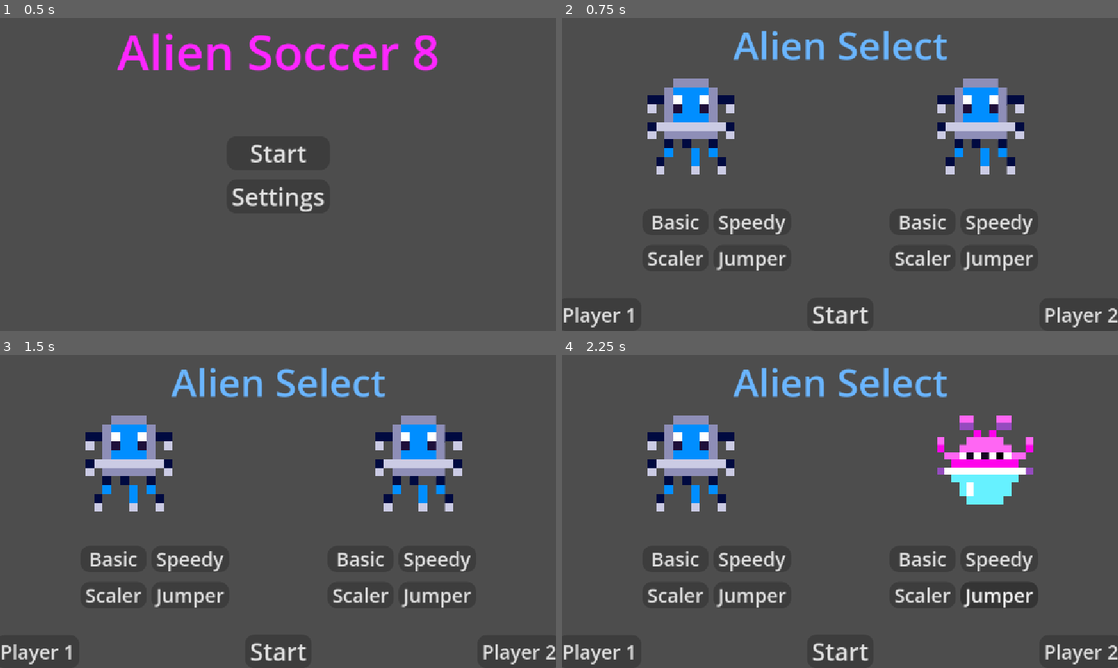
Above: before the commit, frames 1-4 (two rows, left to right).
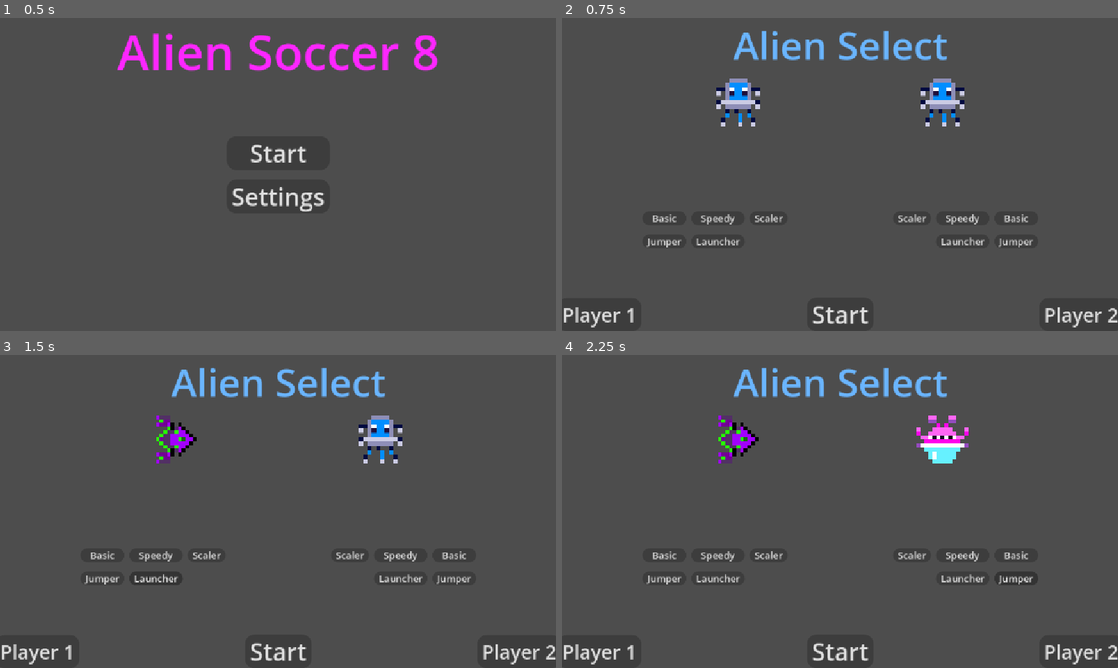
Above: after the commit, the same moments.

Repository: rtator/Alien-soccer-8-web
Game: Godot game, scene res://startScreen.tscn
Same seed, same stepped clock (60 frames per second), same inputs: the game is played once before the commit and once after it.
Inputs (mouse positions are in pixels of both pictures, inside the frame that each line leads up to):
- Up to frame 1 (0.5 s): no input
- Up to frame 2 (0.75 s): click "Start" at 0.5 s
- Up to frame 3 (1.5 s): click (155, 577) at 1.25 s, where only the run after the commit has a clickable "Launcher"
- Up to frame 4 (2.25 s): click "Jumper" at 2 s

Frame 1 is identical in both runs. In frame 2, 9.0% of the frame differs, in the area x 15-85%, y 19-81%; in frame 3, 9.1%; in frame 4, 9.9%, in the area x 15-86%, y 19-81%.

Commit message:
launcher

Diff:
--- a/alien.gd
+++ b/alien.gd
@@ -4,6 +4,7 @@
 var speed_mult = 2
 var damp_mult = 1.5
 var size_mult = 1.3
+
 
 func _ultimate():
 	if cooldown <= 0 and ult_dur <= 0 and charge >= charge_max:
--- a/alienSelect.tscn
+++ b/alienSelect.tscn
@@ -100,10 +100,10 @@
 [node name="p1Rect" type="TextureRect" parent="Control"]
 unique_name_in_owner = true
 layout_mode = 0
-offset_right = 200.0
-offset_bottom = 50.0
-expand_mode = 4
-stretch_mode = 4
+offset_right = 377.0
+offset_bottom = 100.0
+expand_mode = 1
+stretch_mode = 5
 
 [node name="p2Rect" type="TextureRect" parent="Control"]
 unique_name_in_owner = true
@@ -111,27 +111,27 @@
 anchors_preset = 1
 anchor_left = 1.0
 anchor_right = 1.0
-offset_left = -200.0
-offset_bottom = 50.0
+offset_left = -377.0
+offset_bottom = 100.0
 grow_horizontal = 0
-expand_mode = 4
-stretch_mode = 4
+expand_mode = 1
+stretch_mode = 5
 
 [node name="GridContainer" type="GridContainer" parent="Control"]
 layout_mode = 1
 anchors_preset = 2
 anchor_top = 1.0
 anchor_bottom = 1.0
-offset_top = -55.0
-offset_right = 269.0
+offset_top = -124.0
+offset_right = 192.0
 grow_vertical = 0
 theme_override_constants/h_separation = 30
 theme_override_constants/v_separation = 20
-columns = 2
+columns = 3
 
 [node name="basic1" type="Button" parent="Control/GridContainer"]
 layout_mode = 2
-theme_override_font_sizes/font_size = 40
+theme_override_font_sizes/font_size = 20
 theme_override_styles/focus = ExtResource("2_trven")
 theme_override_styles/hover = ExtResource("2_trven")
 theme_override_styles/pressed = ExtResource("2_trven")
@@ -140,7 +140,7 @@
 
 [node name="speedy1" type="Button" parent="Control/GridContainer"]
 layout_mode = 2
-theme_override_font_sizes/font_size = 40
+theme_override_font_sizes/font_size = 20
 theme_override_styles/focus = ExtResource("2_trven")
 theme_override_styles/hover = ExtResource("2_trven")
 theme_override_styles/pressed = ExtResource("2_trven")
@@ -150,7 +150,7 @@
 
 [node name="scaler1" type="Button" parent="Control/GridContainer"]
 layout_mode = 2
-theme_override_font_sizes/font_size = 40
+theme_override_font_sizes/font_size = 20
 theme_override_styles/focus = ExtResource("2_trven")
 theme_override_styles/hover = ExtResource("2_trven")
 theme_override_styles/pressed = ExtResource("2_trven")
@@ -159,31 +159,38 @@
 
 [node name="jumper1" type="Button" parent="Control/GridContainer"]
 layout_mode = 2
-theme_override_font_sizes/font_size = 40
+theme_override_font_sizes/font_size = 20
 theme_override_styles/focus = ExtResource("2_trven")
 theme_override_styles/hover = ExtResource("2_trven")
 theme_override_styles/pressed = ExtResource("2_trven")
 theme_override_styles/normal = ExtResource("2_trven")
 text = "Jumper"
 
+[node name="launcher1" type="Button" parent="Control/GridContainer"]
+layout_mode = 2
+theme_override_font_sizes/font_size = 20
+theme_override_styles/focus = ExtResource("2_trven")
+theme_override_styles/hover = ExtResource("2_trven")
+theme_override_styles/pressed = ExtResource("2_trven")
+theme_override_styles/normal = ExtResource("2_trven")
+text = "Launcher"
+
 [node name="GridContainer2" type="GridContainer" parent="Control"]
-layout_mode = 1
-anchors_preset = 3
-anchor_left = 1.0
-anchor_top = 1.0
-anchor_right = 1.0
-anchor_bottom = 1.0
-offset_left = -269.0
-offset_top = -55.0
-grow_horizontal = 0
+layout_direction = 3
+layout_mode = 1
+anchors_preset = 2
+anchor_top = 1.0
+anchor_bottom = 1.0
+offset_top = -124.0
+offset_right = 281.0
 grow_vertical = 0
 theme_override_constants/h_separation = 30
 theme_override_constants/v_separation = 20
-columns = 2
+columns = 3
 
 [node name="basic2" type="Button" parent="Control/GridContainer2"]
 layout_mode = 2
-theme_override_font_sizes/font_size = 40
+theme_override_font_sizes/font_size = 20
 theme_override_styles/focus = ExtResource("2_trven")
 theme_override_styles/hover = ExtResource("2_trven")
 theme_override_styles/pressed = ExtResource("2_trven")
@@ -193,7 +200,7 @@
 
 [node name="speedy2" type="Button" parent="Control/GridContainer2"]
 layout_mode = 2
-theme_override_font_sizes/font_size = 40
+theme_override_font_sizes/font_size = 20
 theme_override_styles/focus = ExtResource("2_trven")
 theme_override_styles/hover = ExtResource("2_trven")
 theme_override_styles/pressed = ExtResource("2_trven")
@@ -203,7 +210,7 @@
 
 [node name="scaler2" type="Button" parent="Control/GridContainer2"]
 layout_mode = 2
-theme_override_font_sizes/font_size = 40
+theme_override_font_sizes/font_size = 20
 theme_override_styles/focus = ExtResource("2_trven")
 theme_override_styles/hover = ExtResource("2_trven")
 theme_override_styles/pressed = ExtResource("2_trven")
@@ -212,12 +219,21 @@
 
 [node name="jumper2" type="Button" parent="Control/GridContainer2"]
 layout_mode = 2
-theme_override_font_sizes/font_size = 40
+theme_override_font_sizes/font_size = 20
 theme_override_styles/focus = ExtResource("2_trven")
 theme_override_styles/hover = ExtResource("2_trven")
 theme_override_styles/pressed = ExtResource("2_trven")
 theme_override_styles/normal = ExtResource("2_trven")
 text = "Jumper"
+
+[node name="launcher2" type="Button" parent="Control/GridContainer2"]
+layout_mode = 2
+theme_override_font_sizes/font_size = 20
+theme_override_styles/focus = ExtResource("2_trven")
+theme_override_styles/hover = ExtResource("2_trven")
+theme_override_styles/pressed = ExtResource("2_trven")
+theme_override_styles/normal = ExtResource("2_trven")
+text = "Launcher"
 
 [connection signal="pressed" from="button" to="." method="_on_button_pressed"]
 [connection signal="pressed" from="p1Bot" to="." method="_on_p_1_bot_pressed"]
@@ -226,7 +242,9 @@
 [connection signal="pressed" from="Control/GridContainer/speedy1" to="." method="_on_speedy_1_pressed"]
 [connection signal="pressed" from="Control/GridContainer/scaler1" to="." method="_on_scaler_1_pressed"]
 [connection signal="pressed" from="Control/GridContainer/jumper1" to="." method="_on_jumper_1_pressed"]
+[connection signal="pressed" from="Control/GridContainer/launcher1" to="." method="_on_launcher_1_pressed"]
 [connection signal="pressed" from="Control/GridContainer2/basic2" to="." method="_on_basic_2_pressed"]
 [connection signal="pressed" from="Control/GridContainer2/speedy2" to="." method="_on_speedy_2_pressed"]
 [connection signal="pressed" from="Control/GridContainer2/scaler2" to="." method="_on_scaler_2_pressed"]
 [connection signal="pressed" from="Control/GridContainer2/jumper2" to="." method="_on_jumper_2_pressed"]
+[connection signal="pressed" from="Control/GridContainer2/launcher2" to="." method="_on_launcher_2_pressed"]
--- /dev/null
+++ b/big_shot.gd
@@ -0,0 +1,18 @@
+extends RigidBody2D
+
+var delete = false
+
+var shooter
+
+func _on_body_entered(body):
+	if body != shooter:
+		delete = true
+		if body.has_method("update_move_speed"):
+			print("hit")
+			delete = true
+			body.update_move_speed(body.move_speed / 4)
+			shooter.opp_slowed_big = true
+
+
+func _on_timer_timeout():
+	delete = true
--- /dev/null
+++ b/big_shot.tscn
@@ -0,0 +1,40 @@
+[gd_scene load_steps=5 format=3 uid="uid://c2hx8b6uxctou"]
+
+[ext_resource type="Script" uid="uid://5dus7xxb7j4x" path="res://big_shot.gd" id="1_tje6p"]
+[ext_resource type="Texture2D" uid="uid://dcfoex7p4jxxj" path="res://Imported piskel (9).png" id="2_4h2f1"]
+
+[sub_resource type="RectangleShape2D" id="RectangleShape2D_tje6p"]
+size = Vector2(60, 39)
+
+[sub_resource type="SpriteFrames" id="SpriteFrames_4h2f1"]
+animations = [{
+"frames": [{
+"duration": 1.0,
+"texture": ExtResource("2_4h2f1")
+}],
+"loop": true,
+"name": &"default",
+"speed": 5.0
+}]
+
+[node name="big_shot" type="RigidBody2D"]
+gravity_scale = 0.0
+lock_rotation = true
+contact_monitor = true
+max_contacts_reported = 100
+script = ExtResource("1_tje6p")
+
+[node name="CollisionShape2D" type="CollisionShape2D" parent="."]
+shape = SubResource("RectangleShape2D_tje6p")
+
+[node name="AnimatedSprite2D" type="AnimatedSprite2D" parent="."]
+texture_filter = 1
+scale = Vector2(3, 3)
+sprite_frames = SubResource("SpriteFrames_4h2f1")
+
+[node name="Timer" type="Timer" parent="."]
+one_shot = true
+autostart = true
+
+[connection signal="body_entered" from="." to="." method="_on_body_entered"]
+[connection signal="timeout" from="Timer" to="." method="_on_timer_timeout"]
--- /dev/null
+++ b/bullet.tscn
@@ -0,0 +1,38 @@
+[gd_scene load_steps=5 format=3 uid="uid://b4xlh3qrq7gki"]
+
+[ext_resource type="Script" uid="uid://c5p4fmdjye1n6" path="res://rigid_body_2d.gd" id="1_v8qja"]
+[ext_resource type="Texture2D" uid="uid://d1skcdxwd0bo4" path="res://Imported piskel (8).png" id="2_t4vbm"]
+
+[sub_resource type="RectangleShape2D" id="RectangleShape2D_2b2rl"]
+size = Vector2(20, 10)
+
+[sub_resource type="SpriteFrames" id="SpriteFrames_b7duk"]
+animations = [{
+"frames": [{
+"duration": 1.0,
+"texture": ExtResource("2_t4vbm")
+}],
+"loop": true,
+"name": &"default",
+"speed": 5.0
+}]
+
+[node name="Bullet" type="RigidBody2D"]
+gravity_scale = 0.0
+lock_rotation = true
+contact_monitor = true
+max_contacts_reported = 100
+script = ExtResource("1_v8qja")
+
+[node name="CollisionShape2D" type="CollisionShape2D" parent="."]
+shape = SubResource("RectangleShape2D_2b2rl")
+
+[node name="AnimatedSprite2D" type="AnimatedSprite2D" parent="."]
+texture_filter = 1
+sprite_frames = SubResource("SpriteFrames_b7duk")
+
+[node name="Timer" type="Timer" parent="."]
+autostart = true
+
+[connection signal="body_entered" from="." to="." method="_on_body_entered"]
+[connection signal="timeout" from="Timer" to="." method="_on_timer_timeout"]
--- a/character_select.gd
+++ b/character_select.gd
@@ -7,6 +7,7 @@
 	"speedy": preload("res://as8_sprites_png/speedy.png"),
 	"scaler": preload("res://as8_sprites_png/scaler.png"),
 	"jumper": preload("res://as8_sprites_png/jumper.png"),
+	"launcher": preload("res://as8_sprites_png/launcher.png"),
 }
 
 var p1Rect
@@ -35,6 +36,9 @@
 func _on_jumper_1_pressed():
 	GlobalSave.p1Char = "jumper"
 	update_texture()
+func _on_launcher_1_pressed():
+	GlobalSave.p1Char = "launcher"
+	update_texture()
 func _on_basic_2_pressed():
 	GlobalSave.p2Char = "basic"
 	update_texture()
@@ -46,6 +50,9 @@
 	update_texture()
 func _on_jumper_2_pressed():
 	GlobalSave.p2Char = "jumper"
+	update_texture()
+func _on_launcher_2_pressed():
+	GlobalSave.p2Char = "launcher"
 	update_texture()
 
 func _on_button_pressed():
--- a/godot_alien.gd
+++ b/godot_alien.gd
@@ -49,4 +49,4 @@
 
 	charge_max = 500
 
-	update_move_speed(move_speed, speed_damp / 1.75)
+	update_move_speed(move_speed, speed_damp / 1.8)
--- a/jumper.gd
+++ b/jumper.gd
@@ -7,11 +7,11 @@
 
 func _ability():
 	if cooldown <= 0:
-		linear_velocity.y = -1500
+		linear_velocity.y = -move_speed * 85
 		cooldown = 7
 
 func _ultimate():
-	if cooldown <= 0 and ult_dur <= 0 and charge >= charge_max and not bluing:
+	if ult_dur <= 0 and charge >= charge_max and not bluing:
 		charge = 0
 		if opponent.character != "jumper":
 			opponent.gravity_scale = opponent.move_speed/30
@@ -22,6 +22,7 @@
 		ult_dur = ult_length
 
 func _ability_cooldown(delta):
+	gravity_scale = move_speed/3.1
 	if charge < charge_max and not bluing:
 		charge += delta
 
--- /dev/null
+++ b/launcherAlien.tscn
@@ -0,0 +1,37 @@
+[gd_scene load_steps=6 format=3 uid="uid://dcci5m82f2ca0"]
+
+[ext_resource type="Script" uid="uid://bvqhj2e0yse74" path="res://launcher_alien.gd" id="1_p70r7"]
+[ext_resource type="Texture2D" uid="uid://boyid07gy8tc7" path="res://as8_sprites_png/launcher.png" id="2_r31jk"]
+
+[sub_resource type="PhysicsMaterial" id="PhysicsMaterial_p70r7"]
+friction = 0.5
+
+[sub_resource type="SpriteFrames" id="SpriteFrames_42u74"]
+animations = [{
+"frames": [{
+"duration": 1.0,
+"texture": ExtResource("2_r31jk")
+}],
+"loop": true,
+"name": &"default",
+"speed": 5.0
+}]
+
+[sub_resource type="CircleShape2D" id="CircleShape2D_0pn41"]
+radius = 32.0
+
+[node name="launcher" type="RigidBody2D"]
+physics_material_override = SubResource("PhysicsMaterial_p70r7")
+gravity_scale = 0.0
+lock_rotation = true
+script = ExtResource("1_p70r7")
+metadata/_custom_type_script = "uid://e41xdpe4oqa2"
+
+[node name="AnimatedSprite2D" type="AnimatedSprite2D" parent="."]
+unique_name_in_owner = true
+scale = Vector2(0.16, 0.16)
+sprite_frames = SubResource("SpriteFrames_42u74")
+
+[node name="CollisionShape2D" type="CollisionShape2D" parent="."]
+unique_name_in_owner = true
+shape = SubResource("CircleShape2D_0pn41")
--- /dev/null
+++ b/launcher_alien.gd
@@ -0,0 +1,83 @@
+extends alien
+
+var bullet_load = preload("res://bullet.tscn")
+var bullet
+var big_shot_load = preload("res://big_shot.tscn")
+var big_shot
+var bullet_speed = 1000
+var shooting = false
+var big_shotting = false
+var opp_slowed = false
+var opp_slowed_big = false
+var ult_length = 300
+
+func _ability():
+	if cooldown <= 0 and duration <= 0 and not shooting:
+		bullet = bullet_load.instantiate()
+		var offsetX = 576 - position.x
+		print(position.x)
+		var offsetVec = Vector2(offsetX, 0).normalized()
+		bullet.position = position + (offsetVec * 50)
+		bullet.call_deferred("set_axis_velocity", offsetVec * bullet_speed)
+		shooting = true
+		bullet.shooter = self
+		get_parent().add_child(bullet)
+
+func _ultimate():
+	if ult_dur <= 0 and charge >= charge_max and not big_shotting:
+		big_shot = big_shot_load.instantiate()
+		charge = 0
+		if player == 1:
+			big_shot.scale.x = -1
+		var offsetX = 576 - position.x
+		var offsetVec = Vector2(offsetX, 0).normalized()
+		big_shot.position = position + (offsetVec * 50)
+		big_shot.linear_velocity = offsetVec * bullet_speed
+		big_shotting = true
+		big_shot.shooter = self
+		get_parent().add_child(big_shot)
+
+func _ability_cooldown(delta):
+	if charge < charge_max and not big_shotting:
+		charge += delta
+
+
+	if big_shotting:
+		if big_shot.delete:
+			big_shot.queue_free()
+			if opp_slowed_big:
+				ult_dur = 75
+			big_shotting = false
+	elif ult_dur > 0:
+		ult_dur -= 1
+	elif opp_slowed_big:
+		opp_slowed_big = false
+		opponent.update_move_speed(opponent.move_speed * 4)
+		cooldown = 100
+
+
+	if shooting:
+		if (bullet.delete):
+			bullet.queue_free()
+			if opp_slowed:
+				duration = 75
+			shooting = false
+	elif duration > 0:
+		duration -= 1
+	elif opp_slowed:
+		opp_slowed = false
+		opponent.update_move_speed(opponent.move_speed * 3)
+		cooldown = 100
+
+	if cooldown > 0:
+		cooldown -= 1 * delta
+		print(cooldown)
+
+func on_ready():
+	#physics_material_override.friction = 0.1
+
+	base_scale = 0.9
+
+	charge_max = 300
+
+	update_move_speed(move_speed * 0.9, speed_damp)
--- a/level_test.gd
+++ b/level_test.gd
@@ -5,6 +5,7 @@
 	"speedy": preload("res://speedyAlien.tscn"),
 	"scaler": preload("res://scalerAlien.tscn"),
 	"jumper": preload("res://jumperAlien.tscn"),
+	"launcher": preload("res://launcherAlien.tscn"),
 }
 
 var p1
--- a/player_test.gd
+++ b/player_test.gd
@@ -4,8 +4,8 @@
 @export_category("physics")
 @export var move_speed = 70
 @export var speed_damp = 10
-@export var squish = 30
-@export var stretch = 40
+@export var squish = 80
+@export var stretch = 60
 
 var player = 1
 
@@ -142,6 +142,8 @@
 
 	hitbox = %CollisionShape2D
 	sprite = %AnimatedSprite2D
+	if player == 2:
+		sprite.flip_h = true
 	sprite_scale = sprite.scale
 	initialized = true
 	update_scale(base_scale)
--- /dev/null
+++ b/rigid_body_2d.gd
@@ -0,0 +1,17 @@
+extends RigidBody2D
+
+var delete = false
+
+var shooter
+
+func _on_body_entered(body):
+	if body != shooter:
+		delete = true
+		if body.has_method("update_move_speed"):
+			print("hit")
+			body.update_move_speed(body.move_speed / 3)
+			shooter.opp_slowed = true
+
+
+func _on_timer_timeout():
+	delete = true
Binary file added: Imported piskel (8).png
Not shown, changed: Imported piskel (8).png.import
Binary file added: Imported piskel (9).png
Not shown, changed: Imported piskel (9).png.import
Binary file changed: as8_sprites_png/launcher.png
Not shown, added: big_shot.gd.uid
Not shown, added: launcher_alien.gd.uid
Not shown, added: rigid_body_2d.gd.uid
